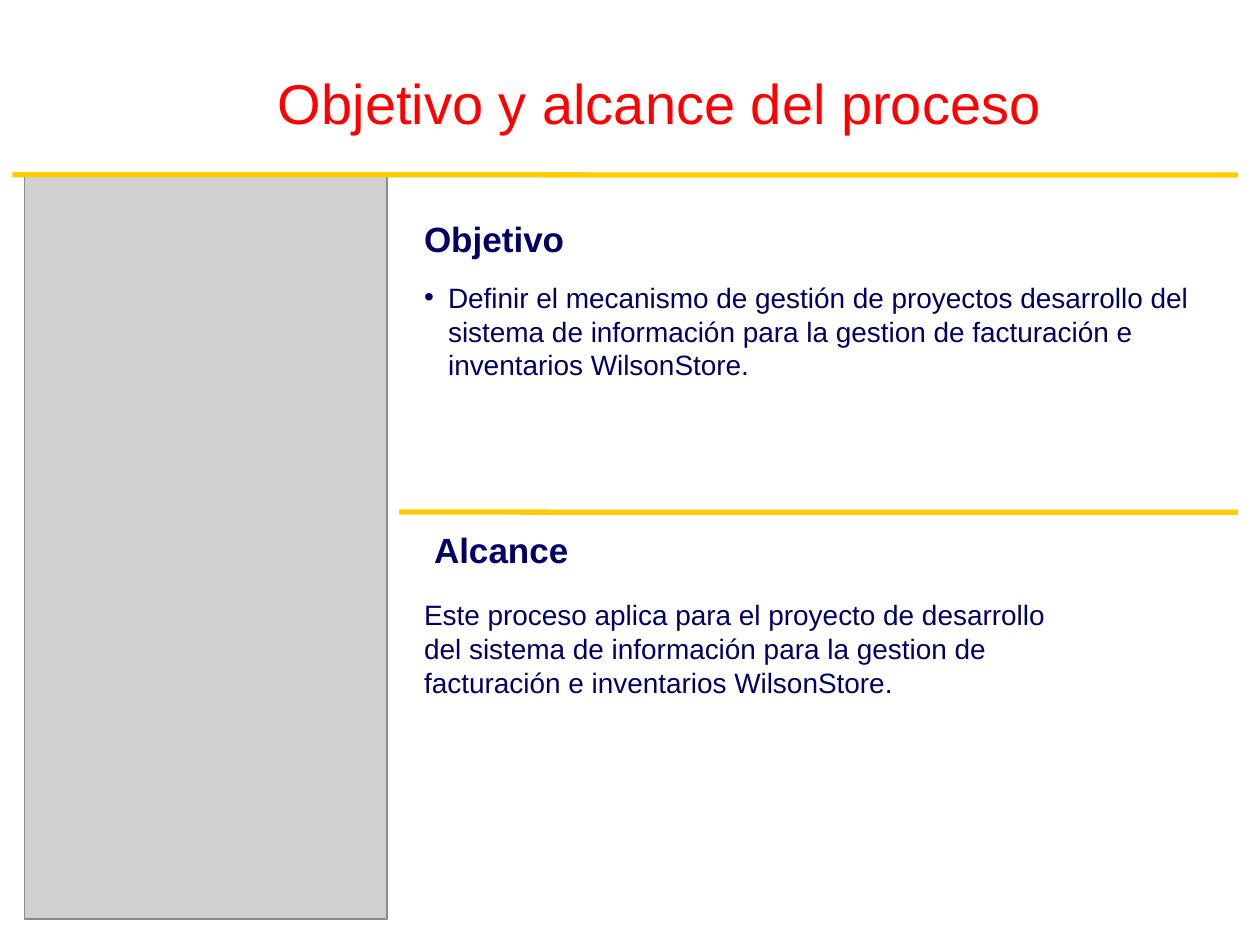
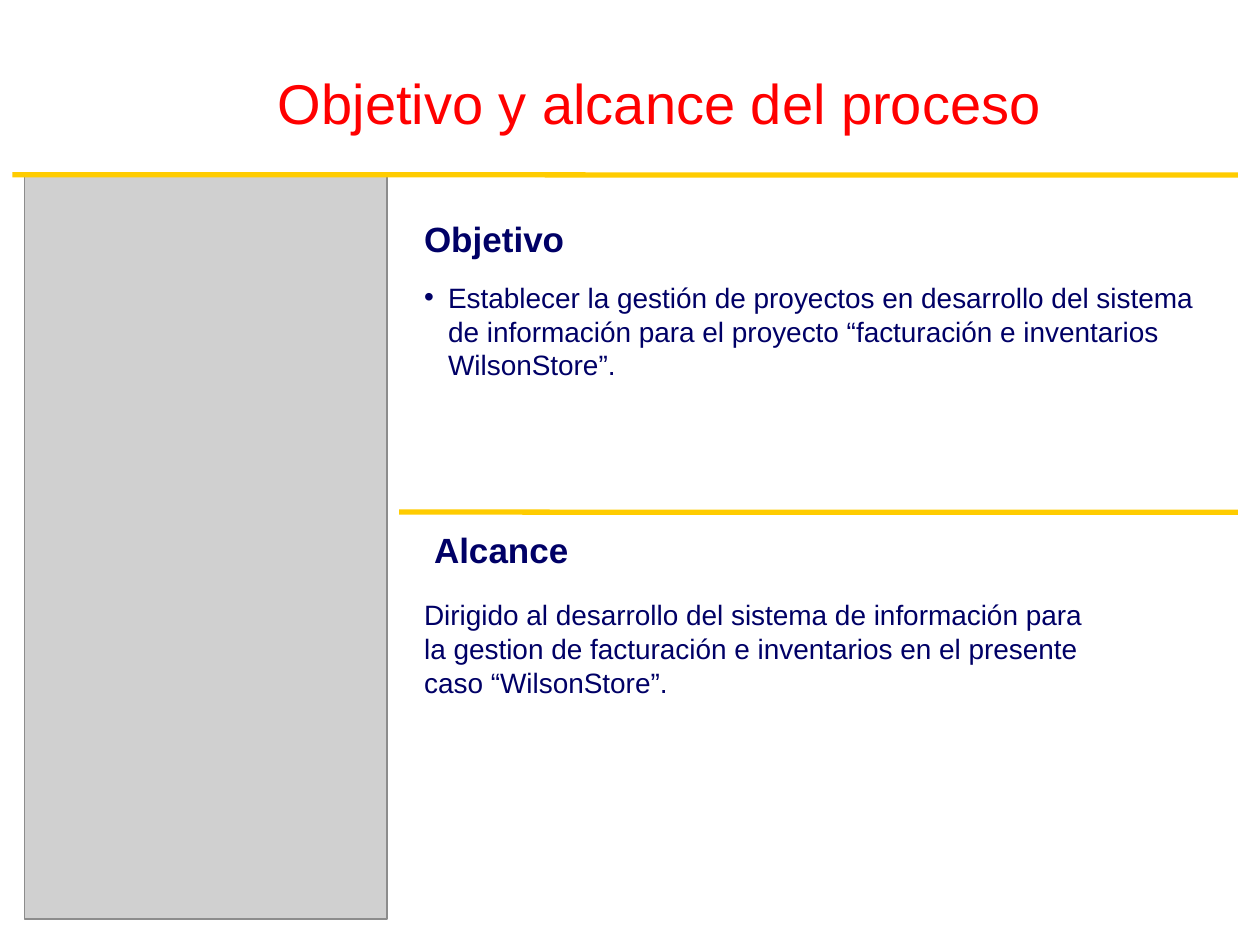
Before and after one commit to cjbensan/sistema-facturacion-inventario, a slide deck: slide 4 of CMMI-Nivel-2/PP-PMC/PGPRO_0.1_2015.ppt. Drawn at 1260x945 pixels with LibreOffice and Linux fonts; fonts in the diff are those of the drawing; grey boxes stand for pictures; background and template pictures are left out. Boxes give left, top, right and bottom in pixels: in the first picture for what was removed or moved away, otherwise in the second. Text is boxed around its words. In the diff, an @@ line names an element or a change of style, - is before the commit and + after.

```diff
--- a/CMMI-Nivel-2/PP-PMC/PGPRO_0.1_2015.ppt
+++ b/CMMI-Nivel-2/PP-PMC/PGPRO_0.1_2015.ppt
@@ text at <box>448,287,1192,376</box>: text changed @@
-• Definir el mecanismo de gestión de proyectos desarrollo del sistema de información para la gestion de facturación e inventarios WilsonStore.
+• Establecer la gestión de proyectos en desarrollo del sistema de información para el proyecto “facturación e inventarios WilsonStore”.
@@ text at <box>424,604,1082,694</box>: text changed @@
-Este proceso aplica para el proyecto de desarrollo del sistema de información para la gestion de facturación e inventarios WilsonStore.
+Dirigido al desarrollo del sistema de información para la gestion de facturación e inventarios en el presente caso “WilsonStore”.
```
Also in this commit, not shown: 18 other slides changed, 1 slide added, 1 slide removed.
